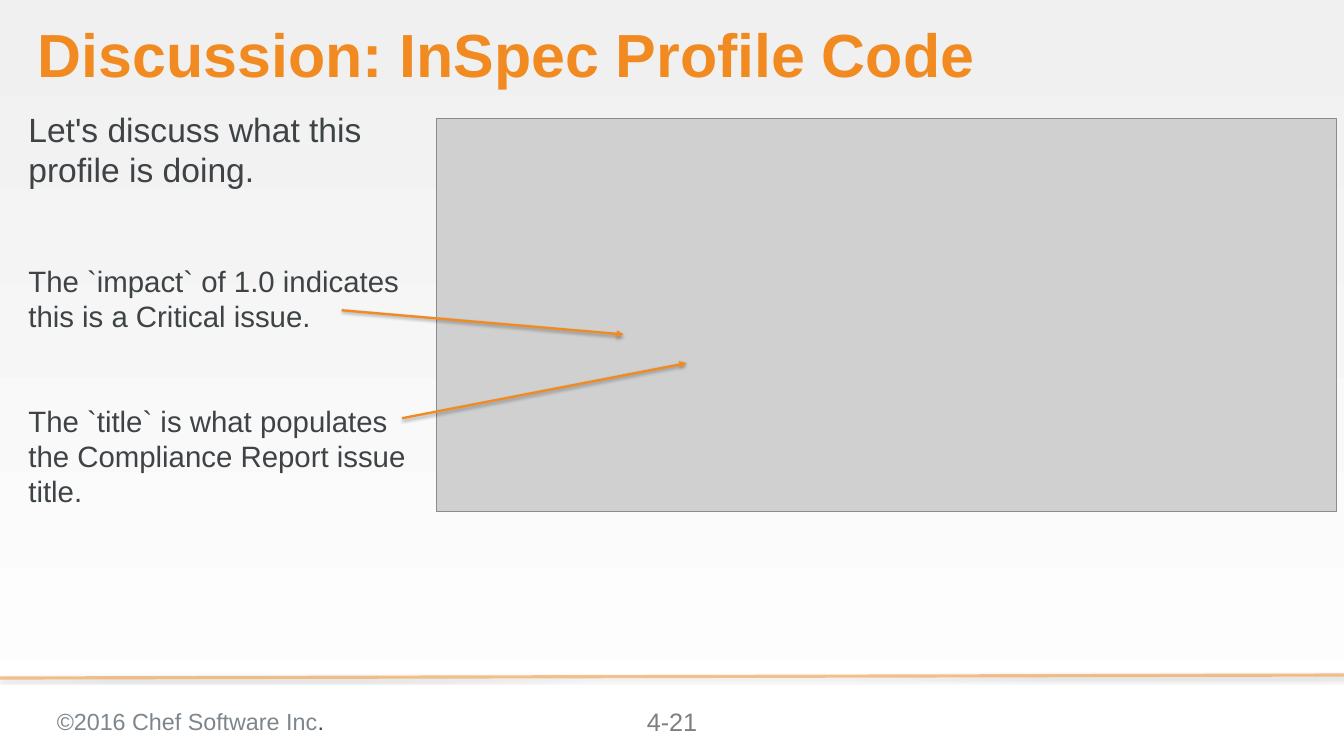
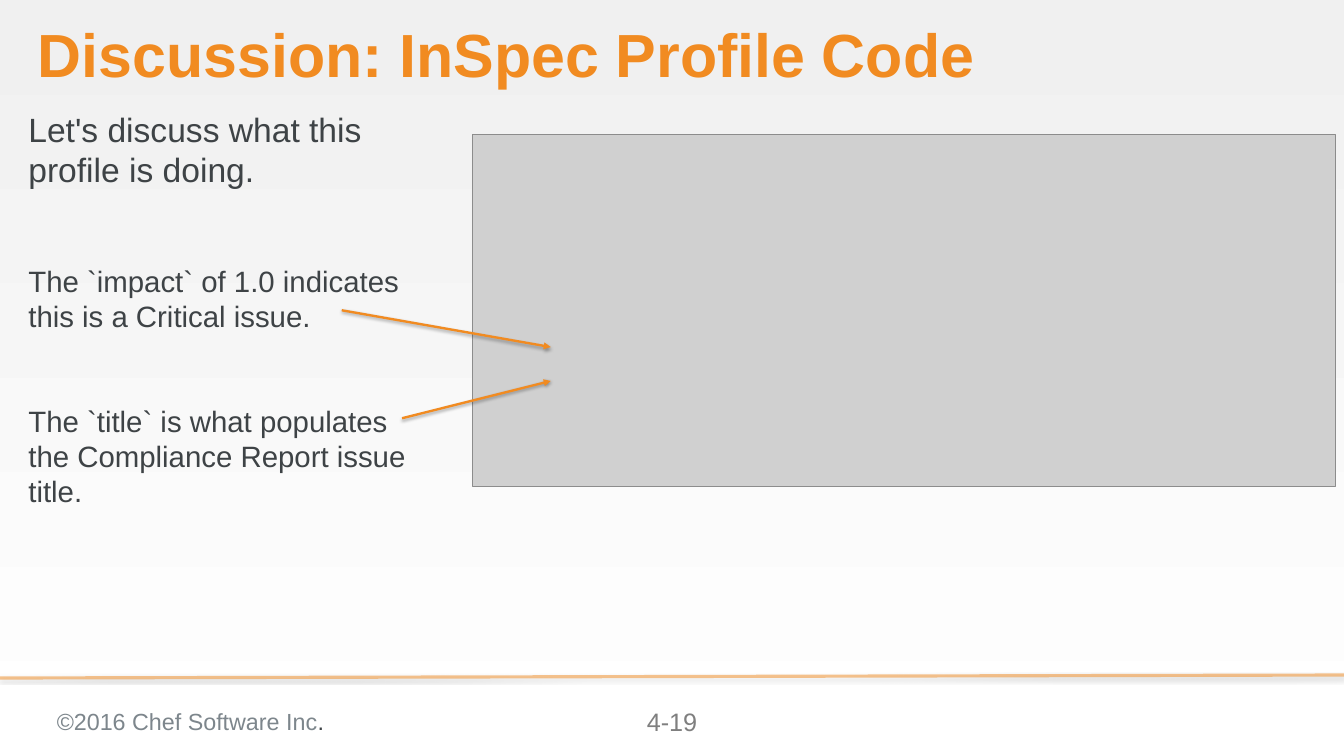
Before and after one commit to bchamby/chef-compliance-installation-configuration-operation, a slide deck: slide 19 of 04-initial-configuration-scans-win.pptx (slide 21 before the commit). Drawn at 1344x756 pixels with LibreOffice and Linux fonts; fonts in the diff are those of the drawing; grey boxes stand for pictures; background and template pictures are left out. Boxes give left, top, right and bottom in pixels: in the first picture for what was removed or moved away, otherwise in the second. Text is boxed around its words. In the diff, an @@ line names an element or a change of style, - is before the commit and + after.

```diff
--- a/04-initial-configuration-scans-win.pptx
+++ b/04-initial-configuration-scans-win.pptx
@@ picture resized from (x1=437, y1=118, x2=1337, y2=512) to (x1=472, y1=135, x2=1335, y2=486) @@
@@ arrow moved from (342, 310) - (624, 334) to (342, 310) - (551, 347) @@
@@ arrow moved from (402, 418) - (686, 363) to (402, 418) - (551, 381) @@
@@ page number at (x1=647, y1=713, x2=697, y2=731): text changed @@
-4-21
+4-19
```
Also in this commit, not shown: 7 other slides changed, 2 slides removed.
